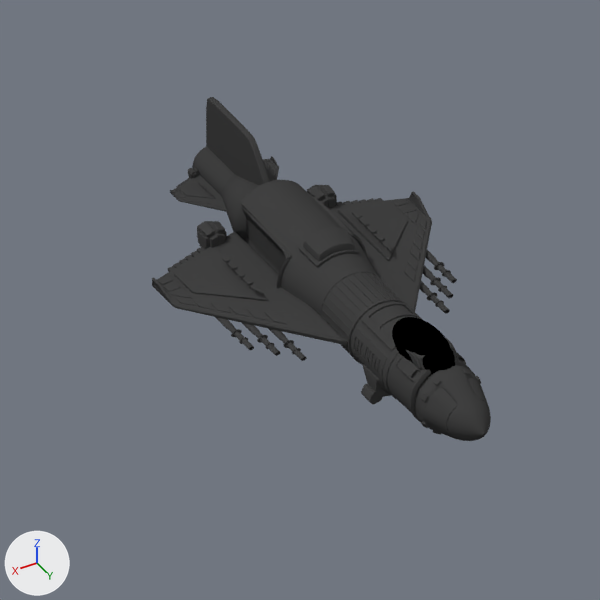
Before and after pictures for a commit that changed the Blender file Working/Arlug/blends/nightingale.blend.
Camera for both pictures: the file's camera 'Camera'. Every picture has the same lights, and +X, +Y and +Z are marked at lower left.

Before the edit, the objects in view are built like this:
```python
ob_cone = bpy.data.objects.new('Cone', me_cone_003)
ob_cone.location = (0.0, -5.52, -0.01)
ob_cone.rotation_euler = (1.571, 0.0, 0.0)  # degrees (90, 0, 0)
ob_cone.scale = (1.05, 1.06, 1.6)
ob_cube_003 = bpy.data.objects.new('Cube.003', me_cube_012)
ob_cube_003.location = (0.0, -2.66, -0.01)
ob_cube_003.scale = (0.297, 0.362, 0.208)
ob_cube_005 = bpy.data.objects.new('Cube.005', me_cube_002)
ob_cube_005.location = (0.0, 6.57, -0.01)
ob_cube_005.scale = (0.764, 0.931, 0.534)
ob_cube_014 = bpy.data.objects.new('Cube.014', me_cube_013)
ob_cube_014.location = (0.0, 6.57, -0.01)
ob_cube_014.scale = (0.764, 0.931, 0.534)
ob_cylinder = bpy.data.objects.new('Cylinder', me_cylinder_015)
ob_cylinder.location = (0.0, -2.52, -0.03)
ob_cylinder.rotation_euler = (1.571, 0.0, 0.0)  # degrees (90, 0, 0)
ob_cylinder.scale = (1.38, 1.38, 0.845)
ob_cylinder_001 = bpy.data.objects.new('Cylinder.001', me_cylinder_005)
ob_cylinder_001.location = (0.0, -5.93, -0.01)
ob_cylinder_001.rotation_euler = (1.571, 0.0, 0.0)  # degrees (90, 0, 0)
ob_cylinder_001.scale = (0.534, 0.534, 1.13)
ob_cylinder_002 = bpy.data.objects.new('Cylinder.002', me_cylinder_001)
ob_cylinder_002.location = (0.0, 6.57, -0.01)
ob_cylinder_002.scale = (0.764, 0.931, 0.534)
ob_fin_001 = bpy.data.objects.new('Fin.001', me_cube_001)
ob_fin_001.location = (0.0, -4.78, -0.75)
ob_fin_001.scale = (0.0932, 2.33, 1.44)
ob_sphere_001 = bpy.data.objects.new('Sphere.001', me_sphere_001)
ob_sphere_001.location = (0.0, 4.34, 0.81)
ob_sphere_001.scale = (0.635, 1.29, 0.635)
# also in view: 'Plane.005' at (0.0, -0.93, -0.2)
```
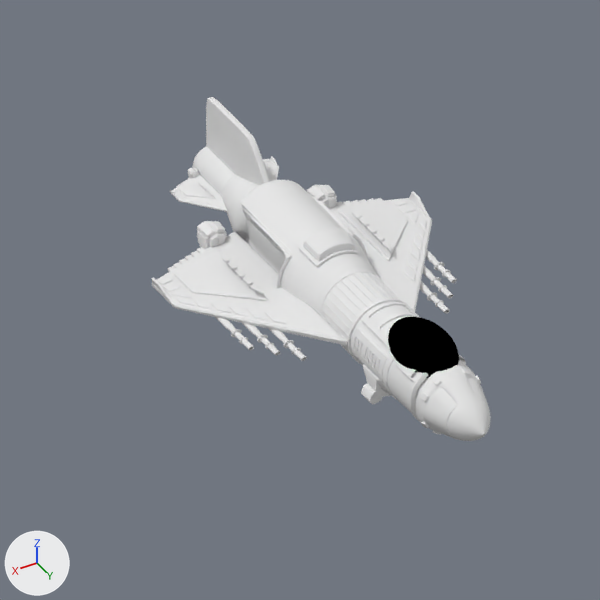
What the commit changed:
Material 'Material.020' (mat_material_020) changes colour from black #414141 to white #e7e7e7; in linear values from (0.0532, 0.0532, 0.0532) to (0.8, 0.8, 0.8).
Object 'Sphere.001' (ob_sphere_001) is rescaled from (0.635, 1.29, 0.635) to (0.806, 1.29, 0.635).

Location of each change, (x1, y1, x2, y2) in pixels of the pictures (600 x 600 px):
'Cylinder', recoloured (black to white): (240, 180, 491, 441) in both
'Cube.005', recoloured (black to white): (152, 192, 432, 345) in both
'Sphere.001', rescaled (12% wider): before (392, 317, 455, 376); after (388, 317, 459, 378)
'Fin.001', recoloured (black to white): (206, 97, 270, 185) in both
'Cylinder.002', recoloured (black to white): (215, 250, 457, 361) in both
'Cube.003', recoloured (black to white): (170, 156, 279, 212) in both
'Cone', recoloured (black to white): (222, 175, 259, 241) in both
'Cube.014', recoloured (black to white): (197, 185, 337, 249) in both
'Plane.005', recoloured (black to white): (176, 216, 427, 324) in both
'Cylinder.001', recoloured (black to white): (192, 146, 235, 196) in both
'Plane.003', recoloured (black to white): (222, 212, 392, 294) in both
'Cube.010', recoloured (black to white): (168, 198, 383, 272) in both
'Plane.001', recoloured: (180, 166, 277, 208) in both
'Cube.001', recoloured: (188, 168, 199, 178) in both
'Plane.002', recoloured: (198, 181, 214, 196) in both
'Cube.002', recoloured: (176, 178, 191, 187) in both
